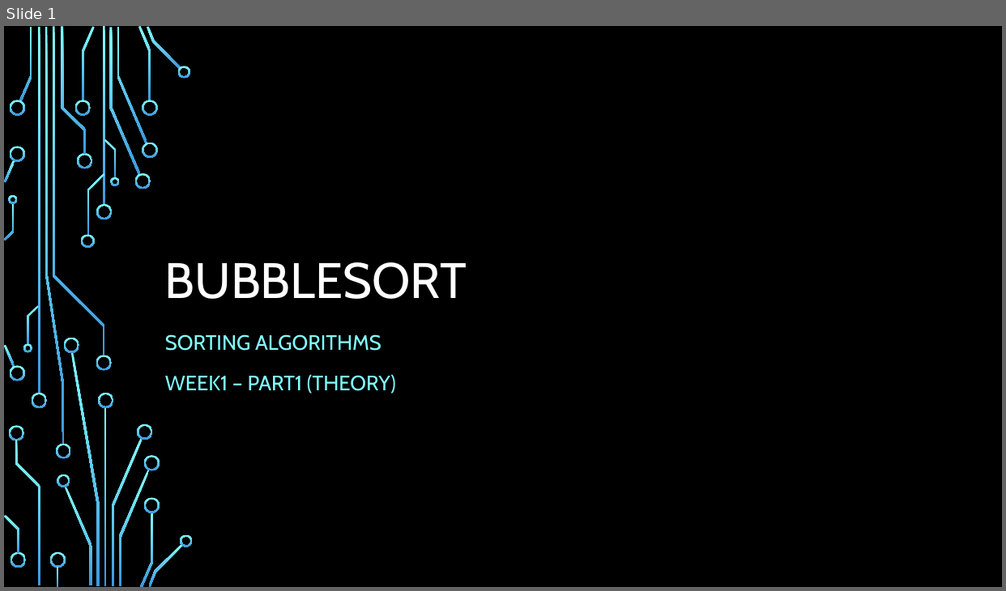
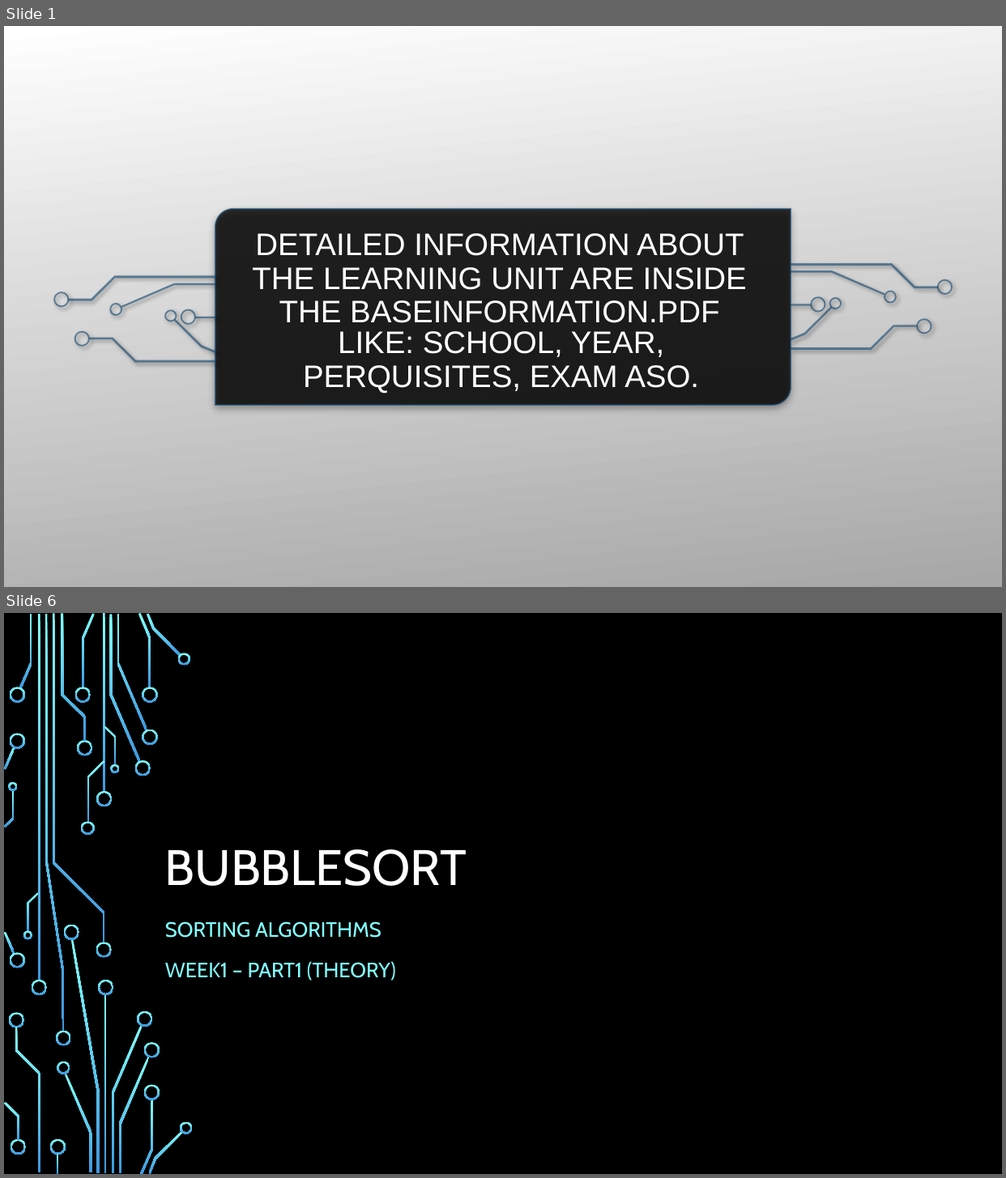
Before and after one commit to Fabianstw/MiniGamesArduino, a slide deck: LearningUnit/Presentation/BubbleSortTheoryWeek1.pptx. Shown one above the other, each under a label of ours: slide 1 before the commit, slides 1 and 6 after it; the slides between them are not shown. The pictures are 1006x591 and 1006x1178 pixels, drawn with LibreOffice and Linux fonts; fonts in the diff are those of the drawing; background and template pictures are left out. Boxes give left, top, right and bottom in pixels: in the first picture for what was removed or moved away, otherwise in the second. Text is boxed around its words. In the diff, an @@ line names an element or a change of style, - is before the commit and + after.

Commit message:
Update BaseInformation.tex to reflect new school name and enhance learning unit details

```diff
--- a/LearningUnit/Presentation/BubbleSortTheoryWeek1.pptx
+++ b/LearningUnit/Presentation/BubbleSortTheoryWeek1.pptx
@@ slide 1 added at bbox=[4, 26, 1002, 587], background picture (left out) @@
@@ rectangle added at bbox=[4, 26, 1002, 587], fill gradient #FFFFFF to #A7A7A7 @@
@@ round diag rect added at bbox=[215, 209, 791, 405], fill #000000 at 80% opacity, outline #134770 1.5 pt @@
@@ text added at bbox=[252, 233, 747, 323], 30 pt, text #FFFFFF @@
+DETAILED INFORMATION ABOUT THE LEARNING UNIT ARE INSIDE THE BASEINFORMATION.PDF
@@ group added at bbox=[53, 263, 953, 363]: 18 freeform shapes, 2 rectangles @@
@@ title added at bbox=[303, 331, 699, 393], 30 pt, text #FFFFFF @@
+LIKE: SCHOOL, YEAR, PERQUISITES, EXAM ASO.
@@ group added at bbox=[4, 26, 193, 587]: 50 freeform shapes, 4 rectangles @@
@@ what was slide 1 is now slide 6 @@
```
Also in this commit, not shown: 6 other slides added, 2 other files.
